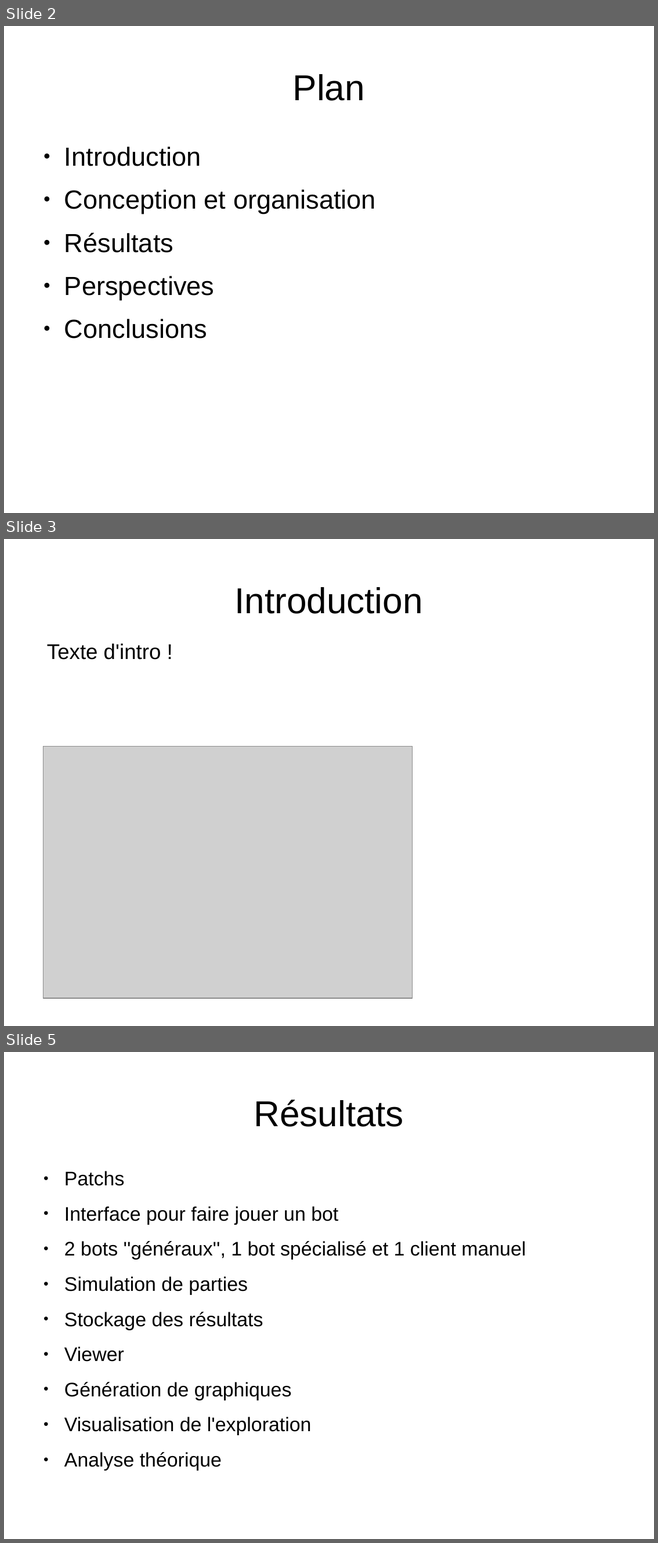
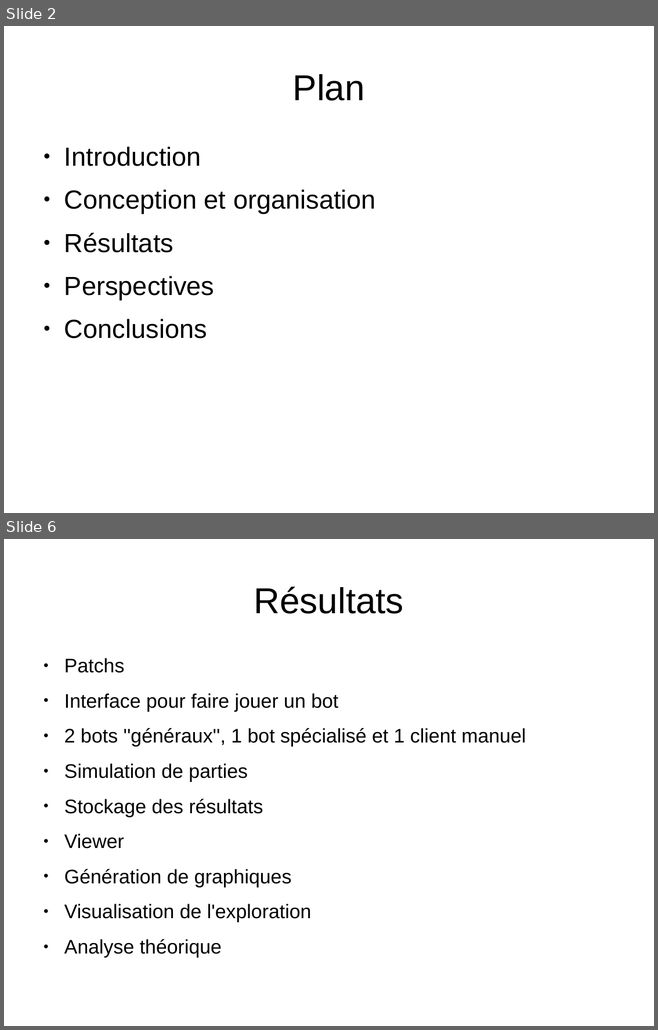
Before and after one commit to medrimonia/PFA-Nethack, a slide deck: papers/soutenance/soutenance.odp. Shown one above the other, each under a label of ours: slides 2, 3 and 5 before the commit, slides 2 and 6 after it; the slides between them are not shown. The pictures are 658x1543 and 658x1030 pixels, drawn with LibreOffice and Linux fonts; fonts in the diff are those of the drawing; grey boxes stand for pictures. Boxes give left, top, right and bottom in pixels: in the first picture for what was removed or moved away, otherwise in the second. Text is boxed around its words. In the diff, an @@ line names an element or a change of style, - is before the commit and + after.

```diff
--- a/papers/soutenance/soutenance.odp
+++ b/papers/soutenance/soutenance.odp
@@ slide 3 removed at (x1=4, y1=539, x2=654, y2=1026), background #FFFFFF @@
@@ title removed at (x1=235, y1=587, x2=423, y2=614) @@
-Introduction
@@ text removed at (x1=47, y1=643, x2=161, y2=660) @@
-Texte d'intro !
@@ picture removed at (x1=43, y1=747, x2=412, y2=999) @@
@@ what was slide 5 is now slide 6 @@
```
Also in this commit, not shown: 5 slides changed, 4 slides added, 2 other slides removed.
